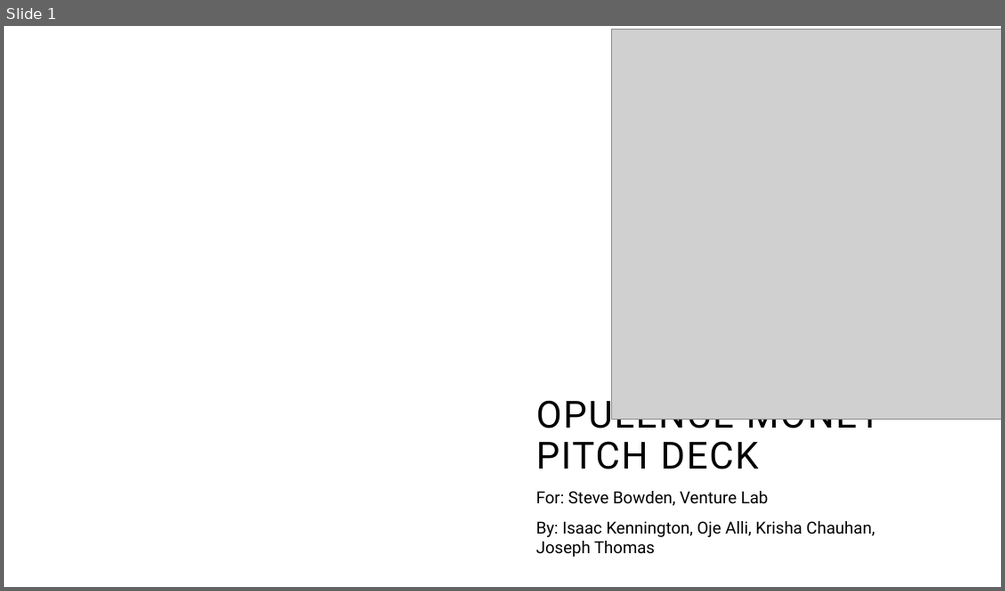
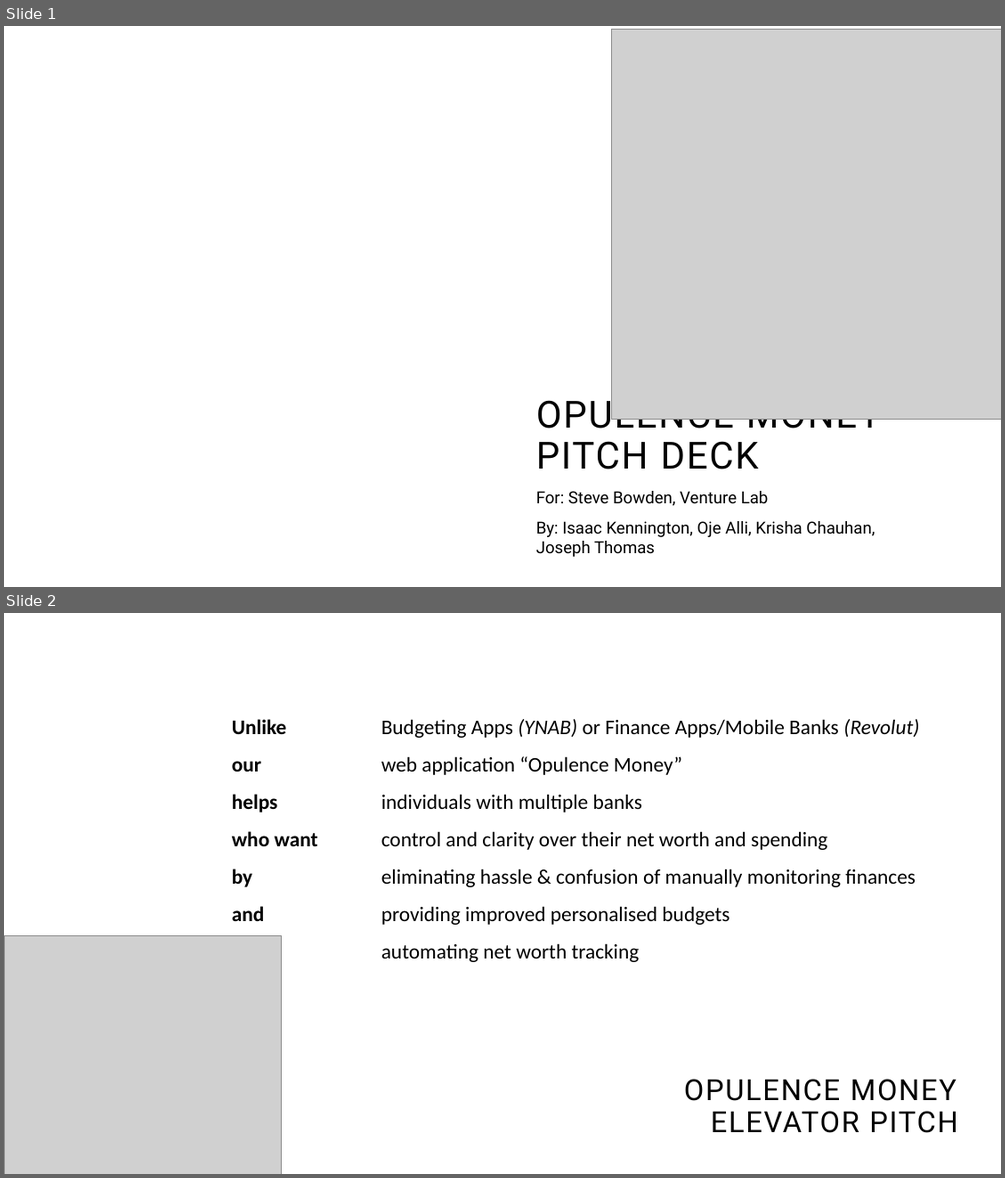
Before and after one commit to striker104/opulencemoney, a slide deck: Pitches/Venture-lab-pitch.pptx. Shown one above the other, each under a label of ours: slide 1 before the commit, slides 1 and 2 after it. The pictures are 1005x591 and 1005x1178 pixels, drawn with LibreOffice and Linux fonts; fonts in the diff are those of the drawing; grey boxes stand for pictures; background and template pictures are left out. Boxes give left, top, right and bottom in pixels: in the first picture for what was removed or moved away, otherwise in the second. Text is boxed around its words. In the diff, an @@ line names an element or a change of style, - is before the commit and + after.

```diff
--- a/Pitches/Venture-lab-pitch.pptx
+++ b/Pitches/Venture-lab-pitch.pptx
@@ slide 2 added at (4, 613, 1001, 1174), background #FFFFFF @@
@@ text added at (232, 719, 919, 962), 20 pt, text #000000 @@
+Unlike Budgeting Apps (YNAB) or Finance Apps/Mobile Banks (Revolut)
+our web application “Opulence Money”
+helps individuals with multiple banks
+who want control and clarity over their net worth and spending
+by eliminating hassle & confusion of manually monitoring finances
+and providing improved personalised budgets
+and automating net worth tracking
@@ picture added at (4, 936, 282, 1174) @@
@@ text added at (684, 1078, 957, 1133), 28 pt, text #000000 @@
+OPULENCE MONEY
+ELEVATOR PITCH
```
Also in this commit, not shown: 2 other slides added.
